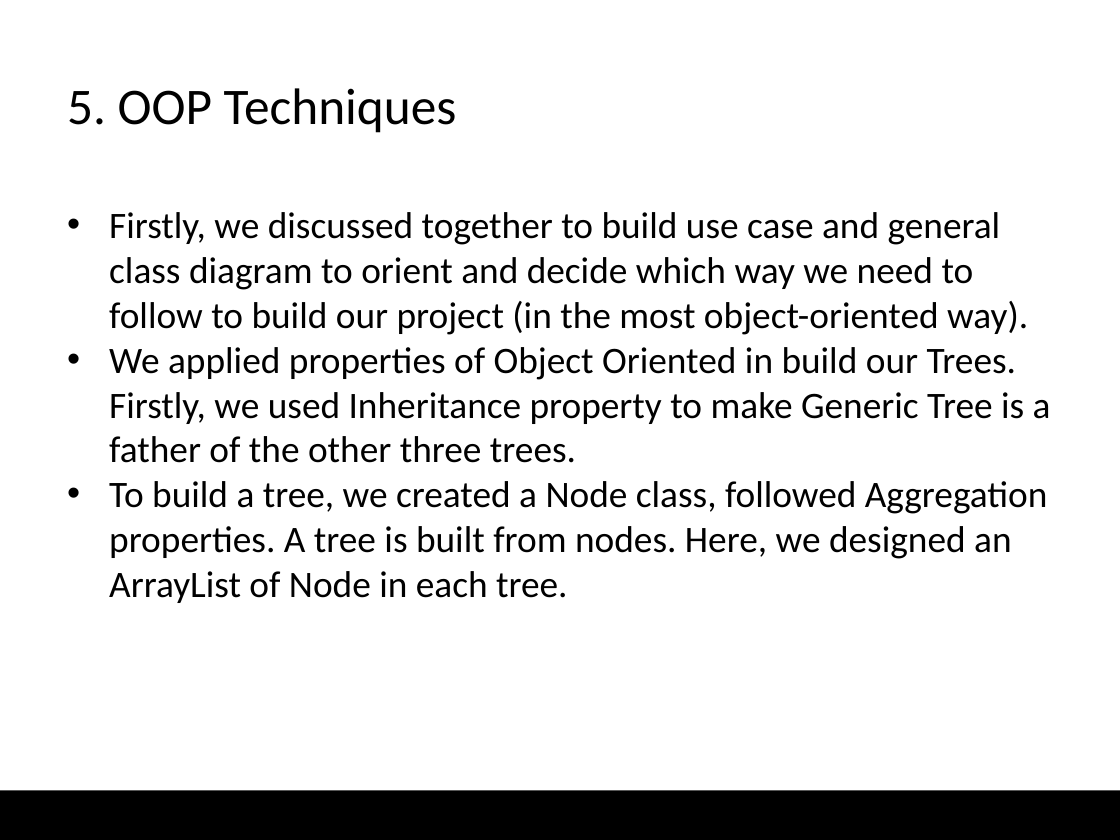
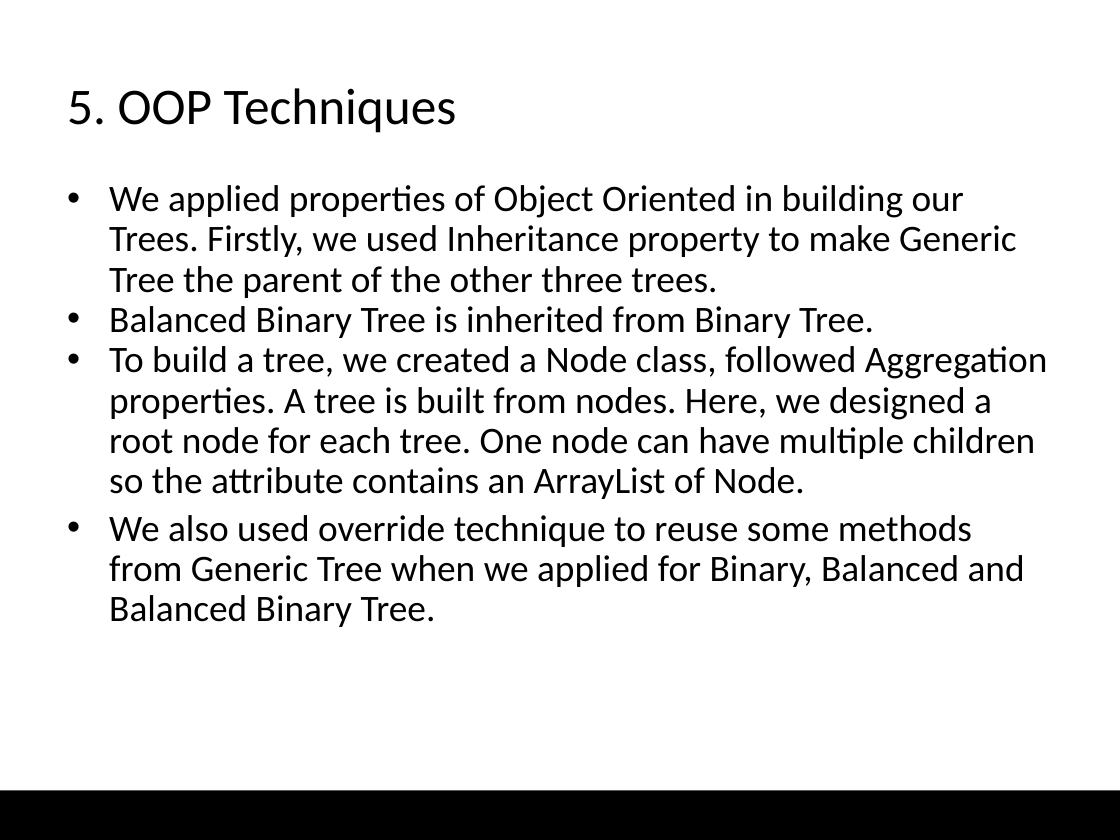
Before and after one commit to anhvu2501/OOLT.ICT.20202.Team13, a slide deck: slide 7 of presentation/OOLT.ICT.20202.Team13.pptx. Drawn at 1120x840 pixels with LibreOffice and Linux fonts; fonts in the diff are those of the drawing. Boxes give left, top, right and bottom in pixels: in the first picture for what was removed or moved away, otherwise in the second. Text is boxed around its words. In the diff, an @@ line names an element or a change of style, - is before the commit and + after.

Commit message:
Final submission of Project Team 13

```diff
--- a/presentation/OOLT.ICT.20202.Team13.pptx
+++ b/presentation/OOLT.ICT.20202.Team13.pptx
@@ text at <box>109,185,1048,627</box>: text changed @@
-• Firstly, we discussed together to build use case and general class diagram to orient and decide which way we need to follow to build our project (in the most object-oriented way).
-• We applied properties of Object Oriented in build our Trees. Firstly, we used Inheritance property to make Generic Tree is a father of the other three trees.
-• To build a tree, we created a Node class, followed Aggregation properties. A tree is built from nodes. Here, we designed an ArrayList of Node in each tree.
+• We applied properties of Object Oriented in building our Trees. Firstly, we used Inheritance property to make Generic Tree the parent of the other three trees.
+• Balanced Binary Tree is inherited from Binary Tree.
+• To build a tree, we created a Node class, followed Aggregation properties. A tree is built from nodes. Here, we designed a root node for each tree. One node can have multiple children so the attribute contains an ArrayList of Node.
+• We also used override technique to reuse some methods from Generic Tree when we applied for Binary, Balanced and Balanced Binary Tree.
```
Also in this commit, not shown: 2 other slides changed, 3 slides added, 2 slides removed, 3 other files.
